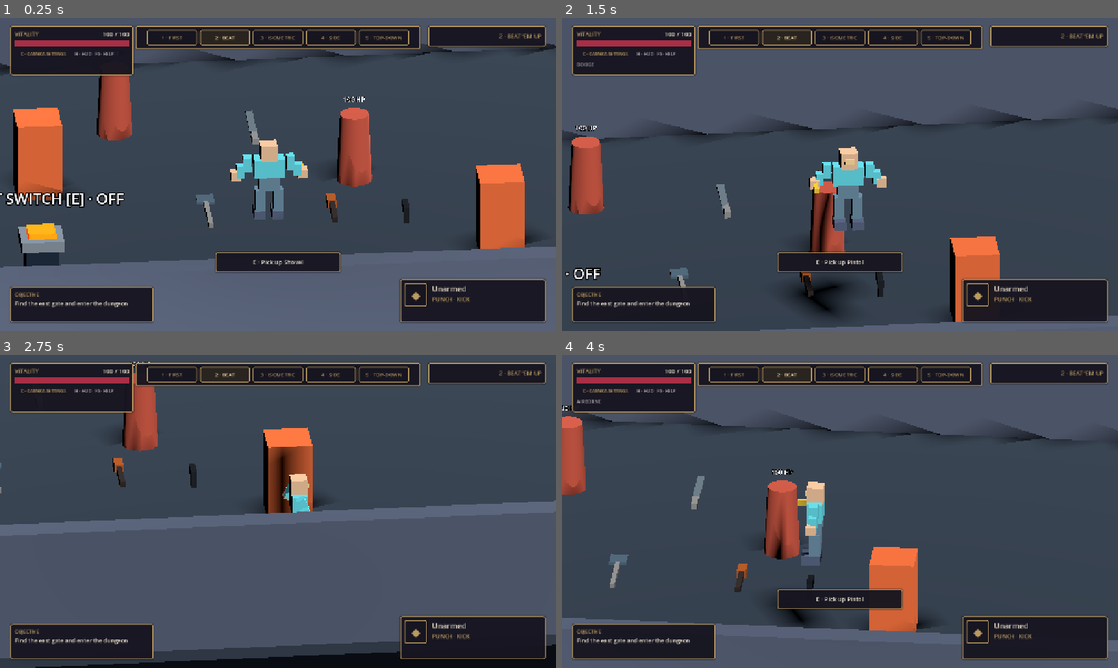
Above: before the commit, frames 1-4 (two rows, left to right).
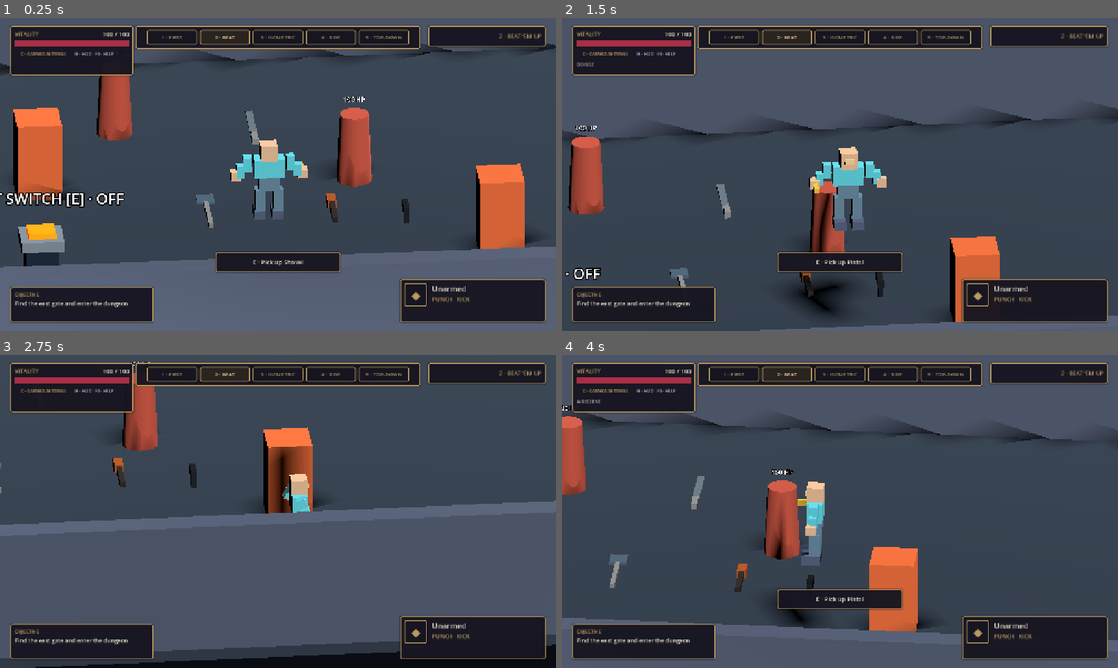
Above: after the commit, the same moments.

Repository: bravado/ACTION-5
Game: Godot game, scene res://demo/main.tscn
Two runs of this game, one before a commit and one after it. Both use one fixed random seed, a clock stepped at 60 frames per second and the inputs below.
Inputs (mouse positions are in pixels of both pictures, inside the frame that each line leads up to):
- Up to frame 1 (0.25 s): no input
- Up to frame 2 (1.5 s): tap Enter at 0.5 s; move the mouse to (962, 158) at 0.52 s; hold Right (actor_turn_right) 0.53-1.28 s; tap Ctrl (actor_crouch) at 0.6 s; click (962, 158) at 0.67 s; tap Space (actor_jump) at 0.77 s; move the mouse to (728, 190) at 1.27 s; hold S (move_down) from 1.28 s (still down); tap Alt (actor_dodge) at 1.35 s
- Up to frame 3 (2.75 s): tap Space (actor_jump) at 1.52 s; move the mouse to (333, 442) at 2.02 s; release S (move_down) at 2.03 s; hold Right (actor_turn_right) from 2.03 s (still down); tap K (actor_kick) at 2.1 s
- Up to frame 4 (4 s): move the mouse to (812, 574) at 2.77 s; release Right (actor_turn_right) at 2.78 s; hold W (move_up) 2.78-3.53 s; tap J (actor_punch) at 2.85 s; click (812, 574) at 2.92 s; tap Space (actor_jump) at 3.02, 3.77 s; move the mouse to (1006, 558) at 3.52 s; hold Left (actor_turn_left) from 3.53 s (still down); hold Shift (actor_run) from 3.53 s (still down)

The runs differ from the first frame. In frame 1, 0.6% of the frame differs, in the area x 24-76%, y 5-10%; in frame 2, 0.6%; in frame 3, 0.6%; in frame 4, 0.6%.

Commit message:
style(ui): compact camera buttons while retaining clear labels [full-e2e]

Diff:
--- a/demo/ui/hud.gd
+++ b/demo/ui/hud.gd
@@ -174,7 +174,7 @@
         var index: int = int(choice.get("index", -1))
         var button := Button.new()
         button.text = str(choice.get("label", ""))
-        button.custom_minimum_size = Vector2(116, 36)
+        button.custom_minimum_size = Vector2(116, 28)
         button.focus_mode = Control.FOCUS_NONE
         button.toggle_mode = true
         button.set_meta("view_index", index)
